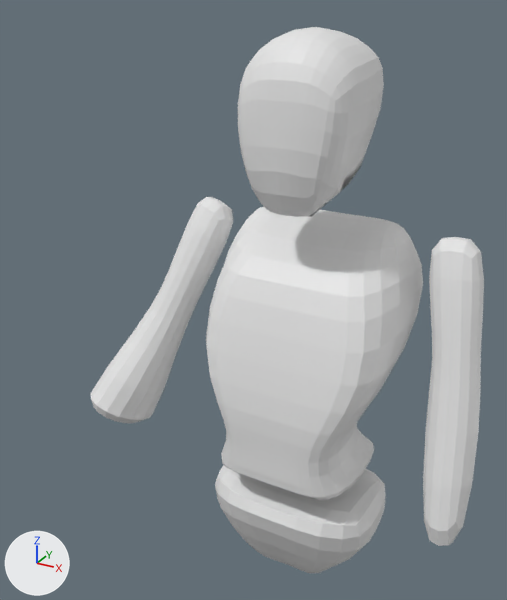
Renders of the FBX model ByYourSide/Assets/Models/EnemyModel-RangedAttack.fbx from each side of a commit.
Camera for both pictures: a camera (50 mm lens) standing at (2.13, -4.79, 7.55) and looking at (-0.25, -0.47, 5.39). Lighting does not change. The marker at lower left points along +X, +Y and +Z. Where no turn or scale is listed for an object, it has been applied to the vertices.

In view in the first picture: 'ArmL', 'ArmR', 'Head', 'Torso', 'Waist'.
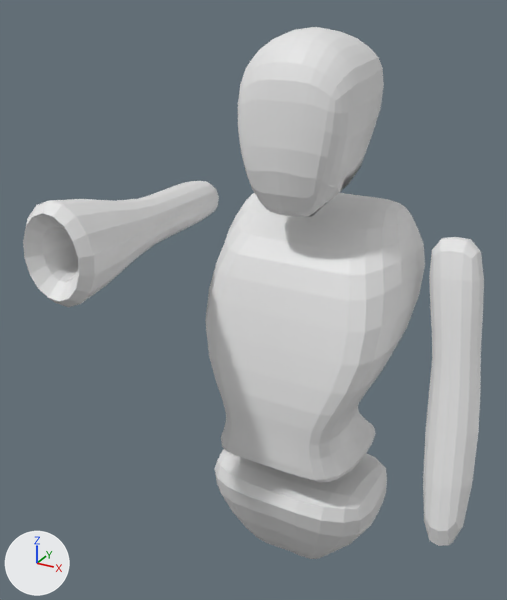
Where the change shows, as pixel boxes (x1, y1, x2, y2) in the pictures (507 x 600 px):
'Torso', moved
    before: (206, 207, 423, 500)
    after: (205, 193, 425, 482)
'ArmR', moved, turned
    before: (91, 197, 233, 423)
    after: (23, 181, 219, 307)
'Waist', moved
    before: (215, 465, 386, 573)
    after: (214, 449, 387, 559)

What changed in the scene script:
```text
Change ob_torso:
    ob_torso.location: (0.047, 0.0, 4.3) -> (0.047, 0.0, 4.467)
Change ob_armr:
    ob_armr.location: (0.79, 0.178, 6.436) -> (0.248, 1.413, 6.224)
    ob_armr.rotation_euler: (-0.983, -1.048, 0.856) -> (-1.711, 0.0569, 1.637)  # degrees (-56, -60, 49) -> degrees (-98, 3.3, 94)
Change ob_waist:
    ob_waist.location: (0.047, 0.0, 4.3) -> (0.047, 0.0, 4.467)
```
